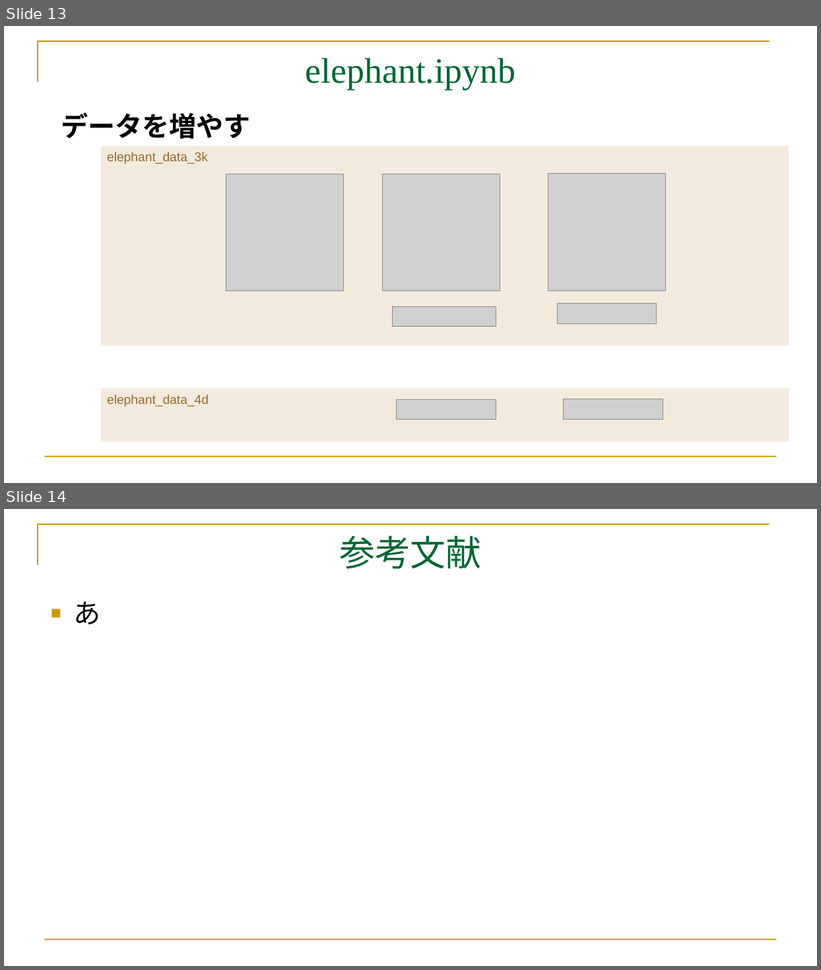
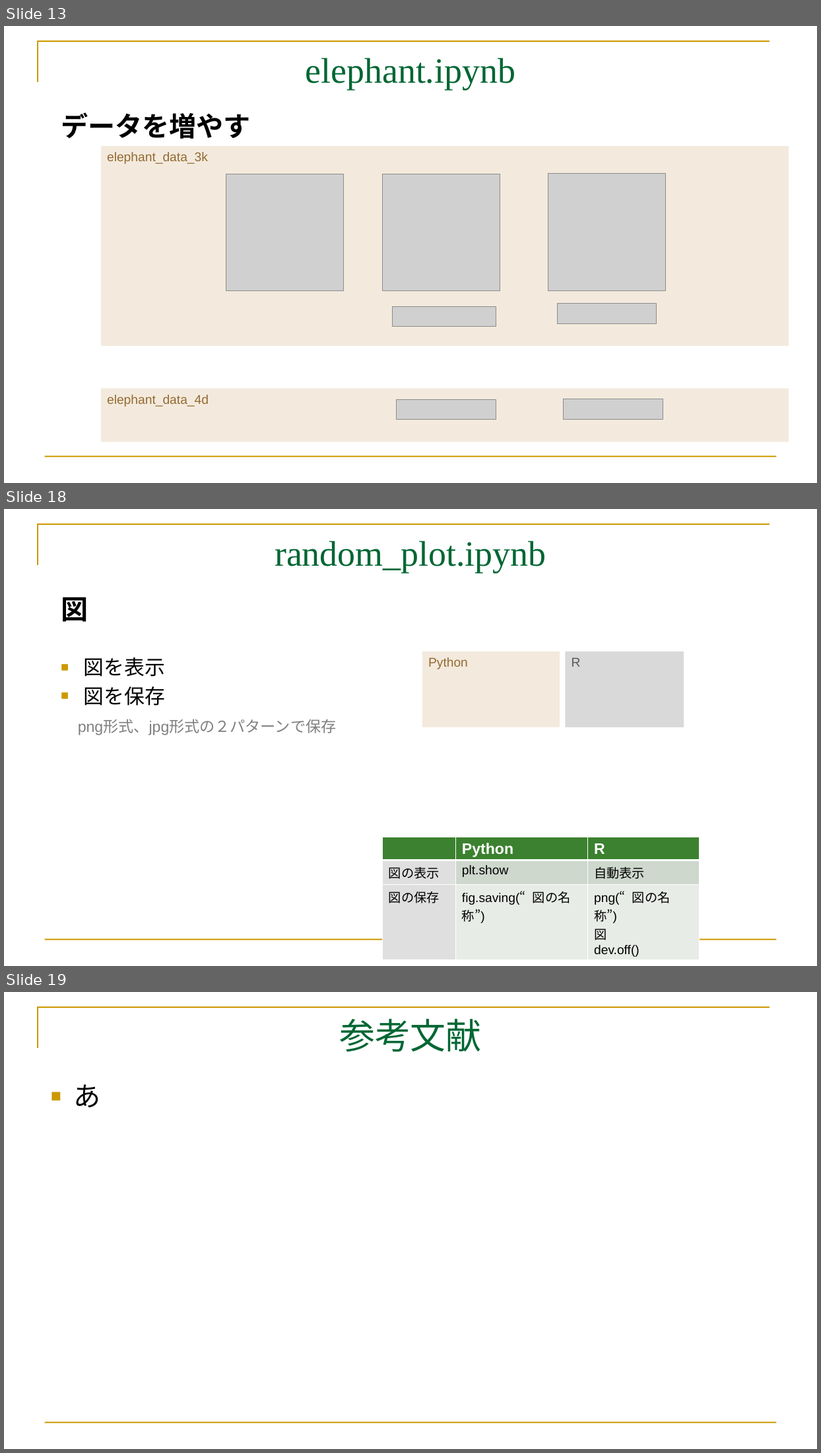
Before and after one commit to mei-517/GoogleColab, a slide deck: GoogleColab.part3.pptx. Shown one above the other, each under a label of ours: slides 13 and 14 before the commit, slides 13, 18 and 19 after it; the slides between them are not shown. The pictures are 821x970 and 821x1453 pixels, drawn with LibreOffice and Linux fonts; fonts in the diff are those of the drawing; grey boxes stand for pictures. Boxes give left, top, right and bottom in pixels: in the first picture for what was removed or moved away, otherwise in the second. Text is boxed around its words. In the diff, an @@ line names an element or a change of style, - is before the commit and + after.

```diff
--- a/GoogleColab.part3.pptx
+++ b/GoogleColab.part3.pptx
@@ slide 18 added at <box>4,509,817,966</box>, background #FFFFFF; not listed: 2 template elements that a slide beside it also shows @@
@@ title added at <box>275,541,546,573</box>, 42 pt, text #006633 @@
+random_plot.ipynb
@@ text added at <box>61,597,88,622</box>, 32 pt, text #000000, bold @@
+図
@@ text added at <box>78,657,337,735</box>, 18 pt, text #808080 @@
+■ 図を表示
+■ 図を保存
+png形式、jpg形式の２パターンで保存
@@ rectangle added at <box>422,652,560,727</box>, fill #F3EADD, 15 pt, text #946A32 @@
+Python
@@ rectangle added at <box>565,652,684,727</box>, fill #D9D9D9, 15 pt, text #595959 @@
+R
@@ table added at <box>383,837,700,960</box>, 3 rows, 3 columns @@
+ | Python | R
+図の表示 | plt.show | 自動表示
+図の保存 | fig.saving(“図の名称”) | png(“図の名称”) / 図 / dev.off()
@@ what was slide 14 is now slide 19 @@
```
Also in this commit, not shown: 4 other slides added, 5 other files.
